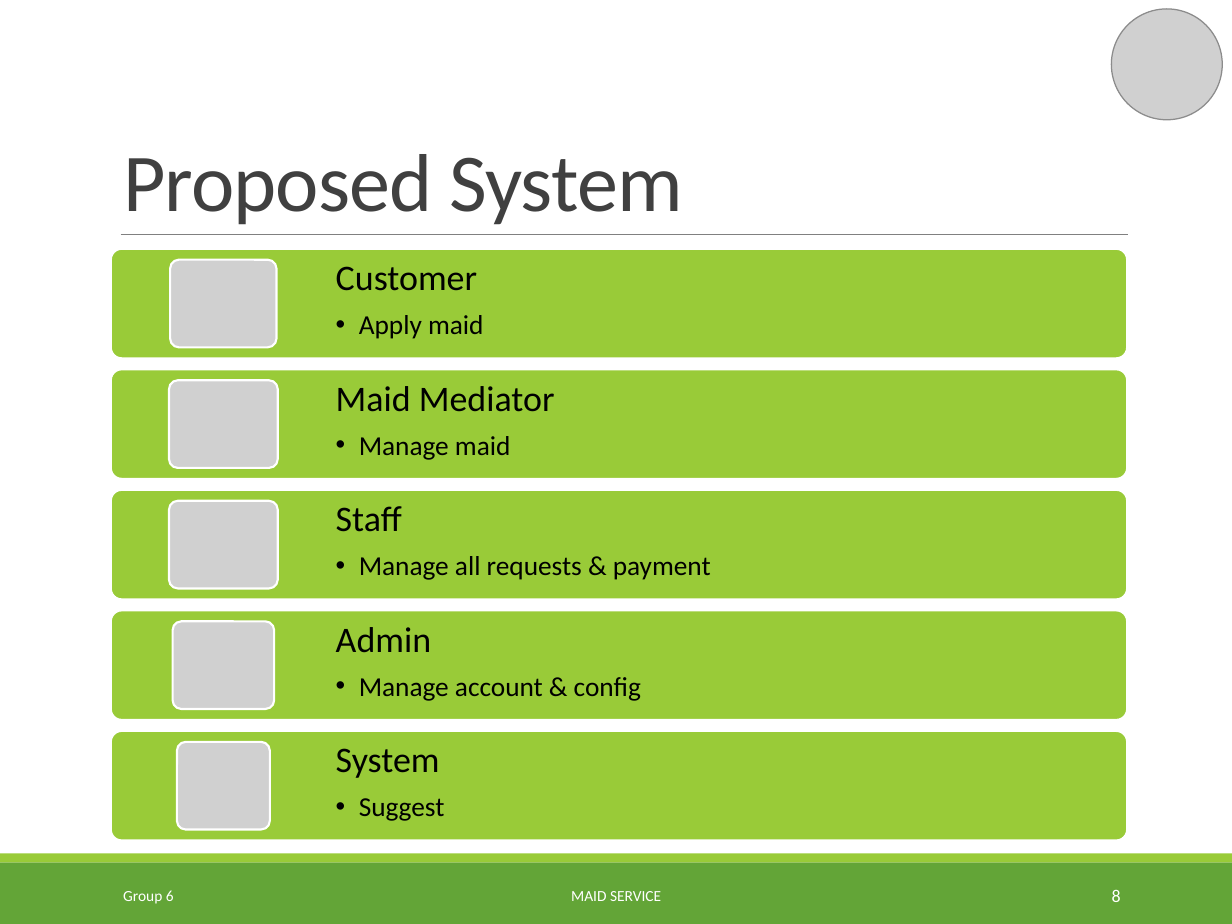
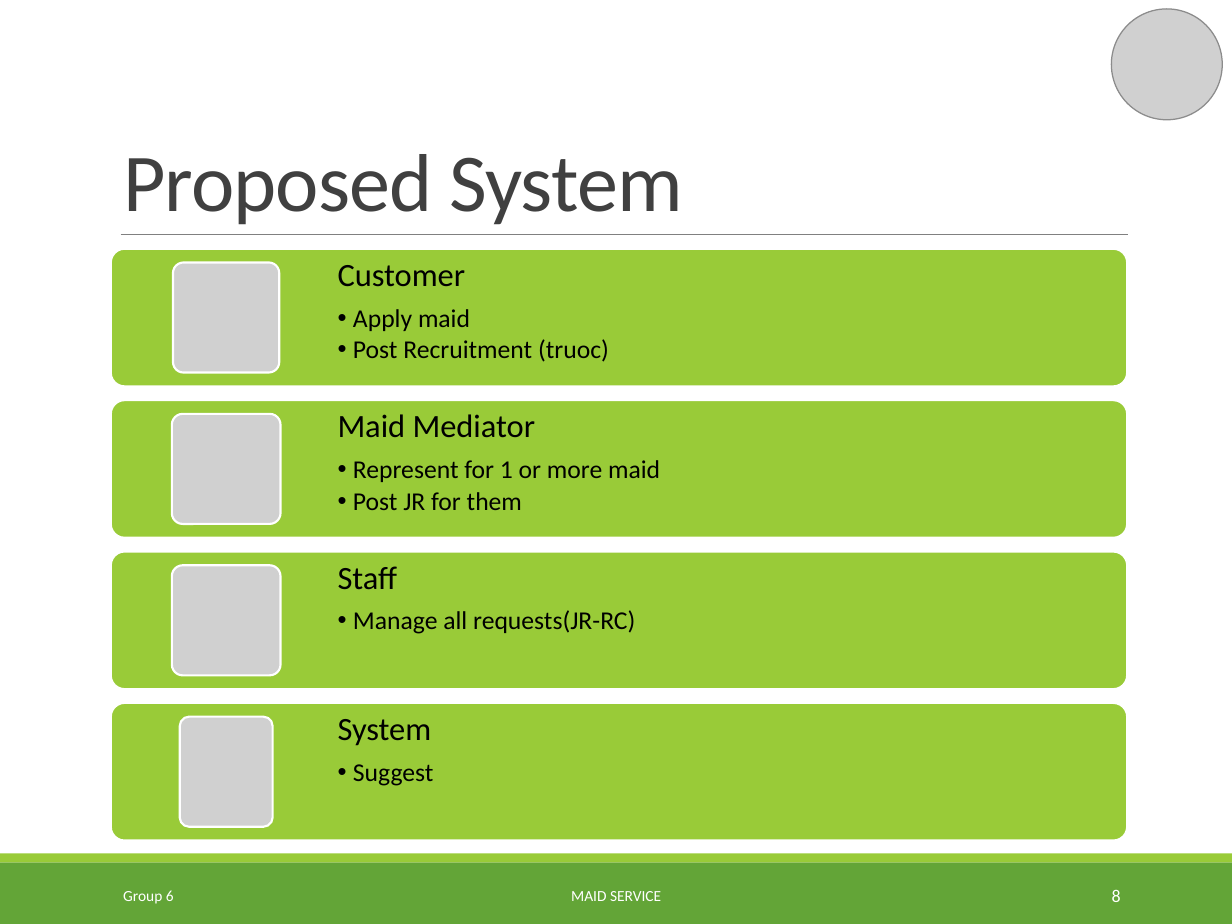
Before and after one commit to TuanBT/ms-website, a slide deck: slide 8 of Presentation/MS_Slide.pptx. Drawn at 1232x924 pixels with LibreOffice and Linux fonts; fonts in the diff are those of the drawing; grey boxes stand for pictures; background and template pictures are left out. Boxes give left, top, right and bottom in pixels: in the first picture for what was removed or moved away, otherwise in the second. Text is boxed around its words. In the diff, an @@ line names an element or a change of style, - is before the commit and + after.

```diff
--- a/Presentation/MS_Slide.pptx
+++ b/Presentation/MS_Slide.pptx
@@ rounded rectangle: place and size @@
-rounded rectangle at [111,249,1127,359]
+rounded rectangle at [111,249,1127,387]
@@ picture: place and size @@
-picture at [170,260,276,347]
+picture at [172,262,278,372]
@@ text at [338,265,470,331]: size 21 to 19 pt in "Customer"; size 16 to 15 pt in "Apply maid"; indent changed @@
@@ text at [353,339,609,362]: paragraph added @@
+  •• Post Recruitment (truoc)
@@ rounded rectangle: place and size @@
-rounded rectangle at [111,370,1127,479]
+rounded rectangle at [111,400,1127,538]
@@ picture added at [171,414,280,524] @@
@@ text "Maid Mediator": place and size @@
-text "Maid Mediator" at [336,386,555,460]
+text "Maid Mediator" at [338,414,660,510]
@@ text at [338,414,536,438]: size 21 to 19 pt in "Maid Mediator" @@
@@ text at [353,460,660,510]: text changed; size 16 to 15 pt @@
-  •• Manage maid
+  •• Represent for 1 or more maid
+  •• Post JR for them
@@ rounded rectangle: place and size @@
-rounded rectangle at [111,610,1127,719]
+rounded rectangle at [111,552,1127,690]
@@ picture added at [171,565,280,675] @@
@@ text "Staff": place and size @@
-text "Staff" at [336,506,711,580]
+text "Staff" at [338,566,635,634]
@@ text at [338,566,398,590]: size 21 to 19 pt in "Staff" @@
@@ text at [353,610,635,634]: text changed; size 16 to 15 pt @@
-  •• Manage all requests & payment
+  •• Manage all requests(JR-RC)
@@ rounded rectangle: place and size @@
-rounded rectangle at [111,731,1127,840]
+rounded rectangle at [111,703,1127,841]
@@ picture: place and size @@
-picture at [172,621,274,708]
+picture at [180,717,272,827]
@@ text "System": place and size @@
-text "System" at [336,748,445,821]
+text "System" at [338,719,433,786]
@@ text "System" at [338,719,433,786]: size 21 to 19 pt in "System"; size 16 to 15 pt in "Suggest"; indent changed @@
@@ group removed at [111,381,1127,829]: 3 pictures, 1 rounded rectangle, 1 text @@
-Admin
-  •• Manage account & config
```
Also in this commit, not shown: 14 other slides changed.
